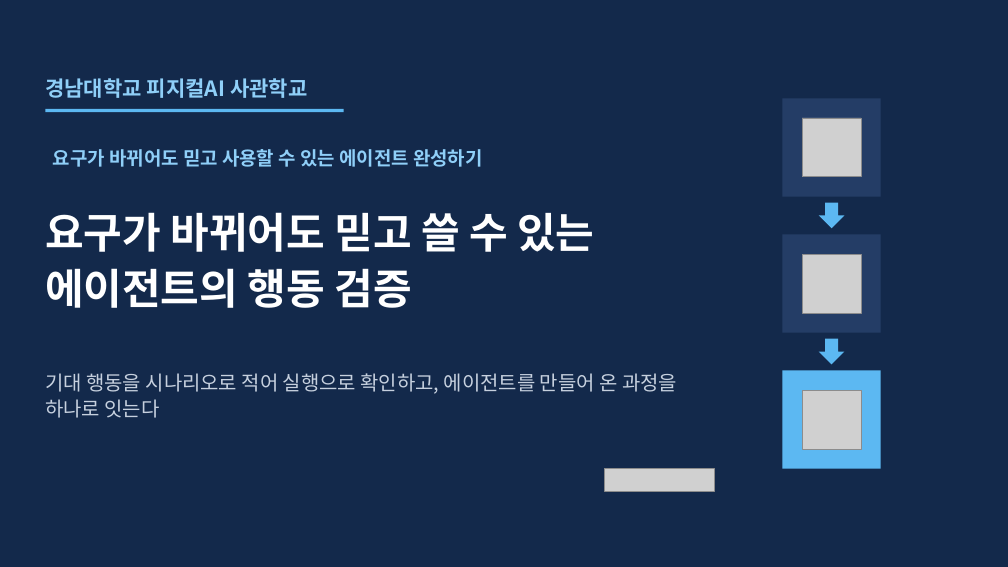
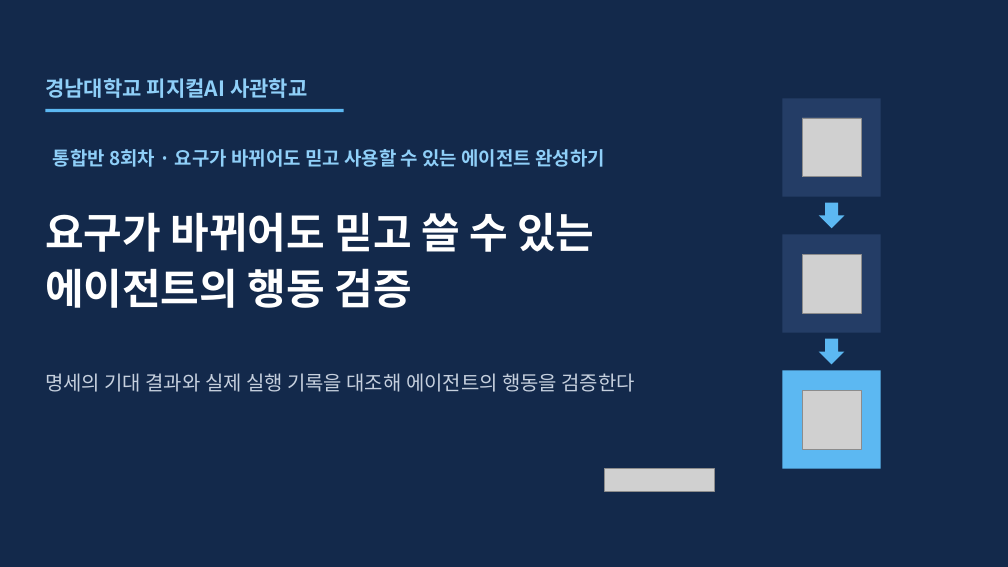
Before and after one commit to uengine-oss/hyd-iot-edu, a slide deck: slide 1 of workspace/강의제작/산출물/통합반/이론/08회차/통합반_08일차.pptx. Drawn at 1008x567 pixels with LibreOffice and Linux fonts; fonts in the diff are those of the drawing; grey boxes stand for pictures. Boxes give left, top, right and bottom in pixels: in the first picture for what was removed or moved away, otherwise in the second. Text is boxed around its words. In the diff, an @@ line names an element or a change of style, - is before the commit and + after.

Commit message:
통합반 8회차 1~12장의 거절 시나리오와 계약 검증을 개편하고 렌더·낭독·강조·쉼을 확정한다

```diff
--- a/workspace/강의제작/산출물/통합반/이론/08회차/통합반_08일차.pptx
+++ b/workspace/강의제작/산출물/통합반/이론/08회차/통합반_08일차.pptx
@@ text at box(53, 149, 605, 167): text changed @@
-요구가 바뀌어도 믿고 사용할 수 있는 에이전트 완성하기
+통합반 8회차 · 요구가 바뀌어도 믿고 사용할 수 있는 에이전트 완성하기
@@ text at box(45, 373, 634, 392): text changed @@
-기대 행동을 시나리오로 적어 실행으로 확인하고, 에이전트를 만들어 온 과정을 하나로 잇는다
+명세의 기대 결과와 실제 실행 기록을 대조해 에이전트의 행동을 검증한다
```
Also in this commit, not shown: 11 other slides changed, 25 other files.
